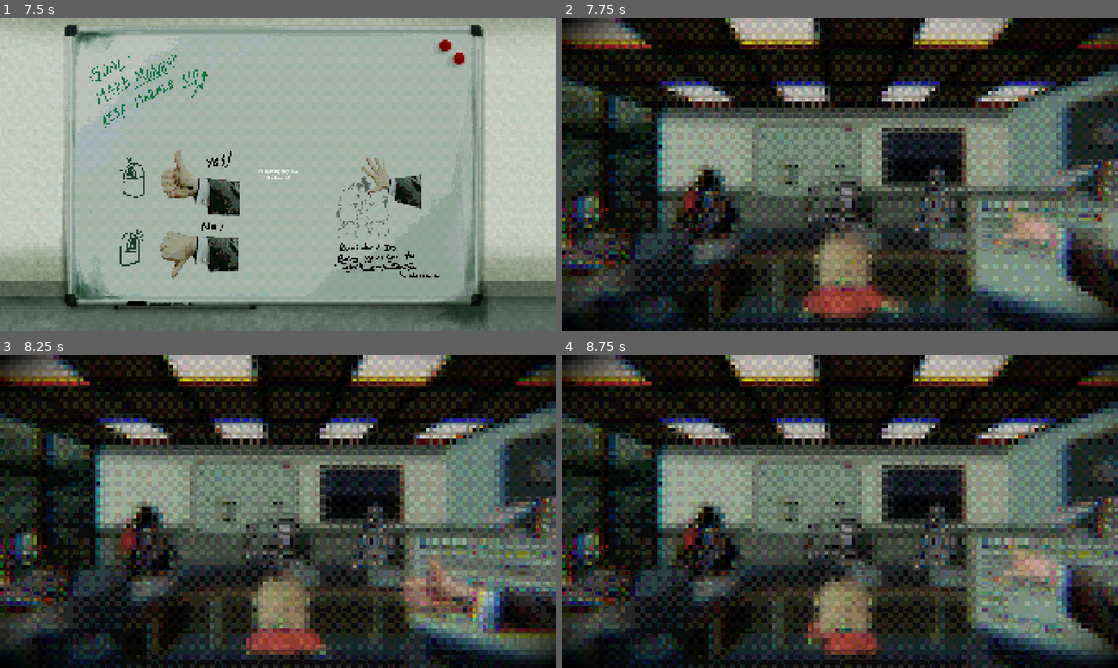
Above: before the commit, frames 1-4 (two rows, left to right).
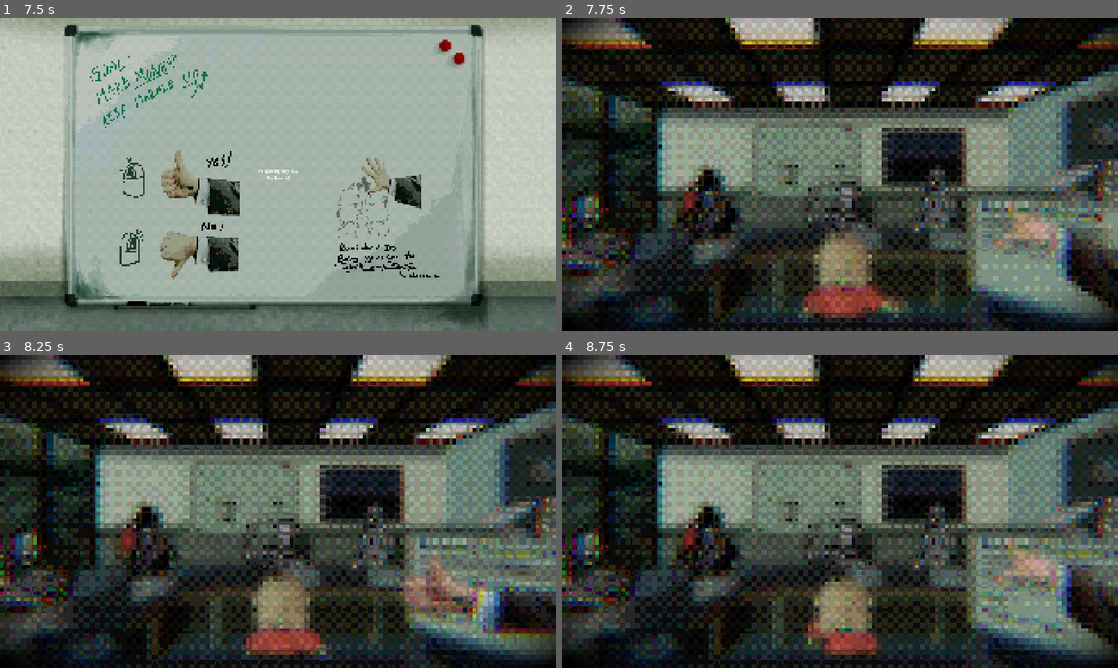
Above: after the commit, the same moments.

Repository: DebugCookie/FIB_GameJam
Game: Godot game, scene res://main_menu.tscn
Two runs of this game, one before a commit and one after it. Both use one fixed random seed, a clock stepped at 60 frames per second and the inputs below.
Inputs (mouse positions are in pixels of both pictures, inside the frame that each line leads up to):
- Up to frame 1 (7.5 s): click "Start Button" at 0.5 s; tap Enter (ui_accept) at 1.25, 1.52, 2, 2.27, 2.75, 3.5, 3.77, 4.25, 4.52, 5, 5.27, 6.77 s; move the mouse to (400, 158) at 1.27 s; hold Right (ui_right) 1.28-2.03 s; click (400, 158) at 1.42 s; move the mouse to (166, 190) at 2.02 s; hold Down (ui_down) 2.03-2.78 s; move the mouse to (333, 105) at 2.77 s; hold Right (ui_right) 2.78-3.53 s; move the mouse to (250, 237) at 3.52 s; hold Up (ui_up) 3.53-4.28 s; click (250, 237) at 3.67 s; move the mouse to (444, 221) at 4.27 s; hold Left (ui_left) 4.28-5.78 s; move the mouse to (111, 127) at 5.02 s; move the mouse to (305, 174) at 5.77 s; hold Down (ui_down) 5.78-6.53 s; click (305, 174) at 5.92 s; move the mouse to (194, 96) at 6.52 s; hold Right (ui_right) 6.53-7.28 s; move the mouse to (400, 158) at 7.27 s; hold Up (ui_up) from 7.28 s (still down)
- Up to frame 2 (7.75 s): keep holding Up (ui_up); tap Enter (ui_accept) at 7.52 s
- Up to frame 3 (8.25 s): move the mouse to (166, 527) at 8.02 s; release Up (ui_up) at 8.03 s; hold Right (ui_right) from 8.03 s (still down); click (166, 527) at 8.17 s
- Up to frame 4 (8.75 s): keep holding Right (ui_right); tap Enter (ui_accept) at 8.27 s

Frame 1 is identical in both runs. In frame 2, 0.5% of the frame differs, in the area x 80-99%, y 18-59%; in frame 3, 0.5%; in frame 4, 0.5%.

Commit message:
Changed level layout
To inlcude Janitor (hasnt implemented yet)

Diff:
--- a/maxTestScene.tscn
+++ b/maxTestScene.tscn
@@ -714,6 +714,25 @@
 autoplay = "Talk"
 frame_progress = 0.6225078
 
+[node name="Janitor" parent="Characters" unique_id=610252353 node_paths=PackedStringArray("custom_sfx_node") instance=ExtResource("3_be4fj")]
+transform = Transform3D(0.01772869, 0, -0.024201397, 0, 0.030331066, 0, 0.02421134, 0, 0.017721415, 0.44502315, 0.074002, 0.1168967)
+character_name = "OldGuy"
+max_spawn_cooldown = 15.0
+custom_sfx_node = NodePath("SFX_Janitor_Talk")
+
+[node name="SFX_Janitor_Talk" type="AudioStreamPlayer3D" parent="Characters/Janitor" unique_id=986099688]
+transform = Transform3D(1, 0, 0, 0, 1, 0, 0, 0, 1, -0.28415585, -0.007881649, -0.08814503)
+stream = SubResource("AudioStreamPlaylist_0lk7q")
+attenuation_model = 3
+
+[node name="AnimatedSprite3D" type="AnimatedSprite3D" parent="Characters/Janitor" unique_id=1754746173]
+transform = Transform3D(0.2703461, 0, -0.44862917, 0, 0.58313346, 0, 0.54941577, 0, 0.22075292, 1.2496797, -3.112061, 1.3628483)
+billboard = 2
+sprite_frames = SubResource("SpriteFrames_f12nc")
+animation = &"Talk"
+autoplay = "Talk"
+frame_progress = 0.6225078
+
 [node name="SubViewportContainer" type="SubViewportContainer" parent="." unique_id=1310699426]
 texture_filter = 1
 anchors_preset = 15
@@ -951,13 +970,19 @@
 transform = Transform3D(1, 0, 0, 0, 1, 0, 0, 0, 0.7636261, 0.3966971, -0.07903213, -0.30719835)
 
 [node name="SM_Wall" parent="SubViewportContainer/SubViewport/EnviromentAssets" unique_id=1219317071 instance=ExtResource("10_3pouy")]
-transform = Transform3D(-1, 0, -8.742278e-08, 0, 1.6133662, 0, 8.742278e-08, 0, -1, 0.3985607, -0.31602144, -0.61807686)
-
-[node name="SM_Wall" parent="SubViewportContainer/SubViewport/EnviromentAssets/SM_Wall" unique_id=580721502 instance=ExtResource("10_3pouy")]
+transform = Transform3D(-1, 0, -8.742278e-08, 0, 1.6133662, 0, 8.742278e-08, 0, -1, 0.3985607, -0.31365228, -0.7673473)
+
+[node name="SM_Wall4" parent="SubViewportContainer/SubViewport/EnviromentAssets" unique_id=468414951 instance=ExtResource("10_3pouy")]
+transform = Transform3D(-1, 0, -8.742278e-08, 0, 1.6133662, 0, 8.742278e-08, 0, -1, 0.3985607, -0.32028005, 0.45947677)
+
+[node name="SM_Wall" parent="SubViewportContainer/SubViewport/EnviromentAssets/SM_Wall4" unique_id=407303031 instance=ExtResource("10_3pouy")]
 transform = Transform3D(-1, 0, -8.742278e-08, 0, 1.3441513, 0, 8.742278e-08, 0, -1, -0.0038092136, -0.87675613, -0.36651742)
 
-[node name="SM_Wall" parent="SubViewportContainer/SubViewport/EnviromentAssets/SM_Wall/SM_Wall" unique_id=678328271 instance=ExtResource("10_3pouy")]
-transform = Transform3D(-0.99999994, 5.2012583e-15, -4.3711384e-07, 2.2928223e-14, -0.34027442, -8.742278e-08, -4.3711384e-07, -2.9747733e-08, 0.99999994, -0.00086954236, 1.1562865, 0.0407366)
+[node name="SM_Wall" parent="SubViewportContainer/SubViewport/EnviromentAssets/SM_Wall4/SM_Wall" unique_id=523088681 instance=ExtResource("10_3pouy")]
+transform = Transform3D(-0.99999994, -3.2013334e-21, -8.742272e-08, 0, 0.85737073, 1.3105968e-14, 8.742272e-08, -5.597389e-28, -0.99999994, -0.005, 0.115, -0.674)
+
+[node name="SM_Wall2" parent="SubViewportContainer/SubViewport/EnviromentAssets/SM_Wall4/SM_Wall" unique_id=1806742379 instance=ExtResource("10_3pouy")]
+transform = Transform3D(-0.99999976, -2.8060012e-21, -1.5659802e-07, 0, 0.7514943, 2.3476377e-14, 8.742269e-08, -4.9061683e-28, -1.7912737, -0.0031198263, 0.87686783, -0.90101343)
 
 [node name="SM_Wall2" parent="SubViewportContainer/SubViewport/EnviromentAssets" unique_id=1887927298 instance=ExtResource("10_3pouy")]
 transform = Transform3D(1.3113416e-07, 0, -1.1545465, 0, 1.3441513, 0, 1, 0, 1.5140049e-07, 0.008830994, -0.26105002, -0.48150295)
@@ -983,7 +1008,7 @@
 panning_strength = 2.01
 
 [node name="SM_Window2" parent="SubViewportContainer/SubViewport/EnviromentAssets" unique_id=1074715542 instance=ExtResource("12_2p1gs")]
-transform = Transform3D(0.17734379, 0, 1.579172e-07, 0, 0.2756813, 0, -4.0010338e-08, 0, 0.34587786, 0.40258473, -0.013300918, -0.08222908)
+transform = Transform3D(0.17734379, 0, 1.579172e-07, 0, 0.2756813, 0, -4.0010338e-08, 0, 0.34587786, 0.40258473, -0.013300918, -0.081330545)
 
 [node name="SFX_Ambience_City" type="AudioStreamPlayer3D" parent="SubViewportContainer/SubViewport/EnviromentAssets/SM_Window2" unique_id=1429769185]
 transform = Transform3D(1.408451, 0, 4.2632564e-14, 0, 1.2375423, 0, -2.842171e-14, 0, 1.0095533, 0, 0.08699666, 0)
